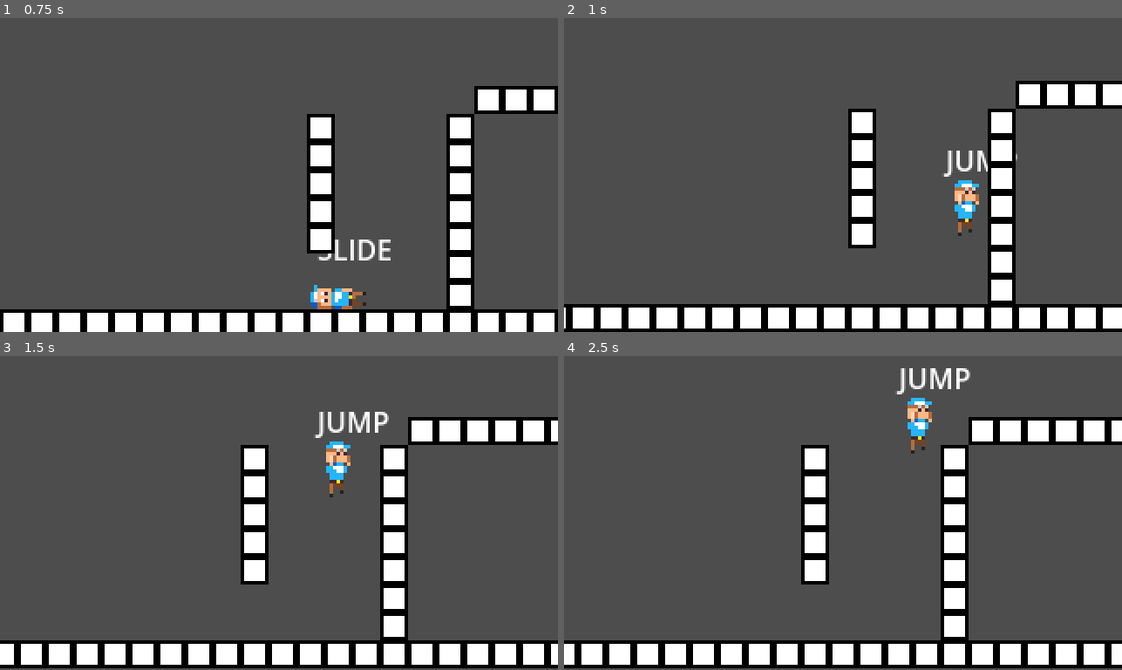
Above: before the commit, frames 1-4 (two rows, left to right).
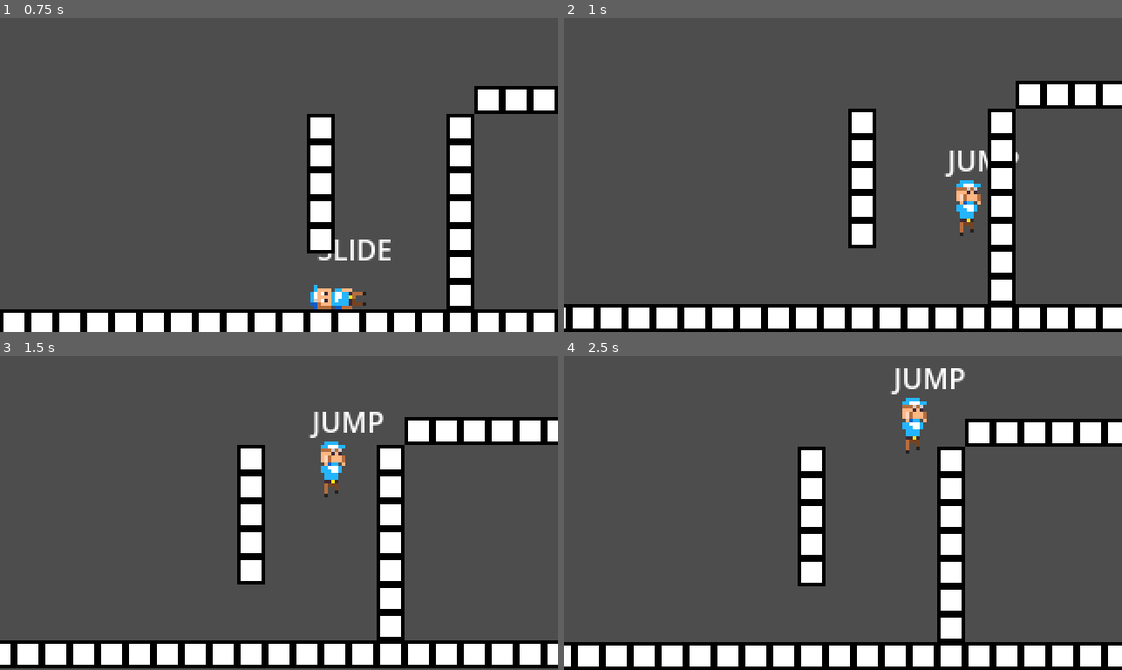
Above: after the commit, the same moments.

Repository: SpicyTime/Post-Haste
Game: Godot game, scene res://game.tscn
The game is run twice, just before and just after one commit, with the same random seed, the same clock (stepped at 60 frames per second) and the same inputs.
Inputs:
- Up to frame 1 (0.75 s): hold D (move_right) from 0.53 s (still down); tap S (crouch) at 0.6 s
- Up to frame 2 (1 s): keep holding D (move_right); tap W (jump) at 0.77, 0.8 s
- Up to frame 3 (1.5 s): keep holding D (move_right); tap W (jump) at 1.07, 1.35 s
- Up to frame 4 (2.5 s): tap W (jump) at 1.52, 1.82, 2.3 s; tap S (crouch) at 1.55, 2.1 s; release D (move_right) at 2.03 s; hold A (move_left) from 2.03 s (still down)

Frame 1 is identical in both runs. In frame 2, 0.6% of the frame differs, in the area x 67-82%, y 42-70%; in frame 3, 5.8%; in frame 4, 8.5%, in the area x 0-100%, y 3-100%.

Commit message:
Readded crouching and fixed bugs in the players state machine

Diff:
--- a/camera.gd
+++ b/camera.gd
@@ -8,7 +8,7 @@
 var top_bound: float
 var bottom_bound: float
 
-const SPEED := 400.0
+const SPEED :=  425
 
 func _ready() -> void:
 	var half_viewport: Vector2 = get_viewport_rect().size * 0.5
--- a/player.gd
+++ b/player.gd
@@ -29,10 +29,9 @@
 var state_textures: Dictionary = {}
 var state_colliders: Dictionary = {}
 var is_sliding: bool = false
+var is_crouching: bool = false
 var jump_pressed: bool = false
 var slide_pressed: bool = false
-var crouch_pressed: bool = false
-var dash_pressed: bool = false
 var can_coyote: bool = false
 var input_vector: Vector2 = Vector2.ZERO
 var prev_texture: Texture2D
@@ -40,6 +39,16 @@
 var jump_chain_time: float = 0.7
 var time_since_wall_jump: float = 0.0
 
+#Returns true only if the input direction is the same as the current wall that the player is touching and if they are not on the floor
+func _check_wall_slide_manual() -> bool:
+	return (
+		(input_vector.x > 0 and _is_on_right_wall()) or
+		(input_vector.x < 0 and _is_on_left_wall())
+	) and not is_on_floor()
+
+func _is_touching_wall_only() -> bool:
+	return (_is_on_right_wall() or _is_on_left_wall()) and not is_on_floor()
+
 func _is_on_left_wall() -> bool:
 	return left_wall_check.is_colliding()
 
@@ -55,14 +64,137 @@
 	velocity.y = -JUMP_FORCE *  0.75
 	time_since_wall_jump = 0.0
 
-func _process(delta: float) -> void:
-	time_since_wall_jump += delta
-	coyote_timer.wait_time = coyote_time_buffer
-	#Flips sprite based on movement direction
-	if velocity.x > 0:
-		sprite_2d.flip_h = false
-	elif velocity.x < 0:
-		sprite_2d.flip_h = true
+func _handle_input() -> void:
+	var fall_accel: int = 10
+	#Gets the input direction
+	input_vector = Vector2.ZERO
+	if Input.is_action_pressed("move_right"):
+		input_vector.x = 1
+	elif Input.is_action_pressed("move_left"):
+		input_vector.x = -1
+	is_crouching = false
+	if Input.is_key_pressed(KEY_S):
+		velocity.y += fall_accel
+		is_crouching = true
+	#Checks if certain actions are being pressed
+	slide_pressed = input_vector.x != 0  and is_crouching
+	jump_pressed = Input.is_action_just_pressed("jump")
+
+	if jump_pressed and (is_on_floor()  or can_coyote):
+		if prev_state == PlayerState.SLIDE:
+			is_sliding = false
+			velocity.y = -JUMP_FORCE + -20
+		else:
+			velocity.y = -JUMP_FORCE
+
+	if slide_pressed and is_on_floor() and not is_sliding:
+		velocity.x += input_vector.x * SLIDE_FORCE
+		is_sliding = true
+
+	#Checks if the player's input direction is not the current direction of the velocity while sliding
+	#If true the slide is cancelled and the player is slowed down and put in the RUN state
+	if is_sliding and ((input_vector.x < 0 and velocity.x > 0) or (input_vector.x > 0 and velocity.x < 0)):
+		is_sliding = false
+		velocity.x /= 1.5
+	elif _is_touching_wall_only():
+		if jump_pressed and (state == PlayerState.WALL_SLIDE or time_since_wall_jump <= jump_chain_time):
+			_perform_wall_jump()
+
+func _update_state() -> void:
+	prev_state = state
+	#Handles all the basic floor states
+	if is_on_floor() and not is_sliding:
+		if input_vector.x == 0 and not is_crouching:
+			state = PlayerState.IDLE
+		elif is_crouching:
+			state = PlayerState.CROUCH
+		else:
+			state = PlayerState.RUN
+	#Handles the sliding state
+	elif is_on_floor() and is_sliding:
+		state = PlayerState.SLIDE
+		#Another way the slide is cancelled.
+		#If the player is not inputting a horizontal movement direction and the player is going too slow
+		#the slide is cancelled and the player is put in the IDLE state.
+		if input_vector.x == 0 and abs(velocity.x) < 1 and not is_crouching:
+			state = PlayerState.IDLE
+			is_sliding = false
+		#Otherwise, if the player is inputting a movement direction and the player is going too slow
+		#the slide will be cancelled and the player will be put in the RUN state.
+		elif input_vector.x != 0 and abs(velocity.x) < MAX_WALK_SPEED and not is_crouching:
+			state = PlayerState.RUN
+			is_sliding = false
+	elif _check_wall_slide_manual() or ( _is_touching_wall_only() and time_since_wall_jump <= jump_chain_time):
+		state = PlayerState.WALL_SLIDE
+	elif velocity.y < 0 or jump_pressed:
+		state = PlayerState.JUMP
+	else:
+		state = PlayerState.FALL
+		if prev_state != PlayerState.JUMP and prev_state != PlayerState.FALL and prev_state != PlayerState.WALL_SLIDE:
+			coyote_timer.start()
+			can_coyote = true
+	#Swaps textures and colliders based on the current PlayerState
+	if prev_texture != state_textures.get(state):
+		label.text = get_state_name(state)
+		if state in state_textures.keys():
+			sprite_2d.texture = state_textures.get(state)
+			prev_texture = state_textures.get(state)
+			_swap_collider(state)
+
+func _swap_collider(player_state: PlayerState) -> void:
+	#Changes the collider size based on the current state
+	$RegCollider.disabled = true
+	$SlideCollider.disabled = true
+	$CrouchCollider.disabled = true
+	if player_state == PlayerState.SLIDE:
+		$SlideCollider.disabled = false
+		global_position.y += 8
+	elif player_state == PlayerState.CROUCH:
+		$CrouchCollider.disabled = false
+		global_position.y += 8
+	else:
+		$RegCollider.disabled = false
+
+func get_state_name(player_state: PlayerState) -> String:
+	#This is used for displaying the state above the players head
+	match player_state:
+		PlayerState.IDLE: return "IDLE"
+		PlayerState.RUN: return "RUN"
+		PlayerState.JUMP: return "JUMP"
+		PlayerState.WALL_SLIDE: return "WALL_SLIDE"
+		PlayerState.SLIDE: return "SLIDE"
+		PlayerState.FALL: return "FALL"
+		PlayerState.CROUCH: return "CROUCH"
+	return "UNKNOWN"
+
+func _process_idle(delta: float) -> void:
+	velocity.x = move_toward(velocity.x, 0, FRICTION * delta)
+	velocity.y += GRAVITY * delta
+
+func _process_run(delta: float) -> void:
+	velocity.x = move_toward(velocity.x, input_vector.x * MAX_WALK_SPEED, ACCEL * delta)
+	velocity.y += GRAVITY * delta
+
+func _process_jump(delta: float) -> void:
+	velocity.y += GRAVITY * delta
+
+func _process_fall(delta: float) -> void:
+	velocity.y += GRAVITY * delta
+	# Allow movement while falling
+	if input_vector != Vector2.ZERO:
+		velocity.x = move_toward(velocity.x, input_vector.x * MAX_WALK_SPEED, ACCEL * delta)
+	else:
+		velocity.x = move_toward(velocity.x, 0, FRICTION * delta)
+
+func _process_slide(delta: float) -> void:
+	velocity.x = move_toward(velocity.x, 0, SLIDE_FRICTION * delta)
+	velocity.y += GRAVITY * delta
+
+func _process_wall_slide(delta: float) -> void:
+	velocity.y = min(velocity.y + GRAVITY * delta, 30)
+
+func _process_crouch(delta: float) -> void:
+	velocity.x = move_toward(velocity.x, 0, FRICTION * delta)
 
 func _physics_process(delta: float) -> void:
 	_handle_input()
@@ -79,10 +211,19 @@
 			_process_slide(delta)
 		PlayerState.FALL:
 			_process_fall(delta)
-		#PlayerState.CROUCH:
-			#_process_crouch(delta)
+		PlayerState.CROUCH:
+			_process_crouch(delta)
 	_update_state()
 	move_and_slide()
+
+func _process(delta: float) -> void:
+	time_since_wall_jump += delta
+	coyote_timer.wait_time = coyote_time_buffer
+	#Flips sprite based on movement direction
+	if velocity.x > 0:
+		sprite_2d.flip_h = false
+	elif velocity.x < 0:
+		sprite_2d.flip_h = true
 
 func _ready() -> void:
 	#Initializes the dictionary responsible for swapping textures based on the current PlayerState
@@ -94,138 +235,5 @@
 	state_textures[PlayerState.RUN] = preload("res://Assets/Sprites/Player/PlayerRun.png")
 	state_textures[PlayerState.WALL_SLIDE] = preload("res://Assets/Sprites/Player/PlayerWallSliding.png")
 
-
-func _handle_input() -> void:
-	var fall_accel: int = 10
-	#Gets the input direction
-	input_vector = Vector2.ZERO
-	if Input.is_action_pressed("move_right"):
-		input_vector.x = 1
-	elif Input.is_action_pressed("move_left"):
-		input_vector.x = -1
-	if Input.is_key_pressed(KEY_S):
-		velocity.y += fall_accel
-	#Checks if certain actions are being pressed
-	crouch_pressed = Input.is_action_just_pressed("crouch")
-	slide_pressed = input_vector.x != 0  and crouch_pressed
-	jump_pressed = Input.is_action_just_pressed("jump")
-
-	if jump_pressed and (is_on_floor()  or can_coyote):
-		if prev_state == PlayerState.SLIDE:
-			is_sliding = false
-			velocity.y = -JUMP_FORCE + -20
-		else:
-			velocity.y = -JUMP_FORCE
-
-	if slide_pressed and is_on_floor() and not is_sliding:
-		velocity.x += input_vector.x * SLIDE_FORCE
-		is_sliding = true
-
-	#Checks if the player's input direction is not the current direction of the velocity while sliding
-	#If true the slide is cancelled and the player is slowed down and put in the RUN state
-	if is_sliding and ((input_vector.x < 0 and velocity.x > 0) or (input_vector.x > 0 and velocity.x < 0)):
-		is_sliding = false
-		velocity.x /= 1.5
-	elif _is_touching_wall_only():
-		if jump_pressed and (state == PlayerState.WALL_SLIDE or time_since_wall_jump <= jump_chain_time):
-			_perform_wall_jump()
-
-func _process_idle(delta: float) -> void:
-	velocity.x = move_toward(velocity.x, 0, FRICTION * delta)
-	velocity.y += GRAVITY * delta
-
-func _process_run(delta: float) -> void:
-	velocity.x = move_toward(velocity.x, input_vector.x * MAX_WALK_SPEED, ACCEL * delta)
-	velocity.y += GRAVITY * delta
-
-func _process_jump(delta: float) -> void:
-	velocity.y += GRAVITY * delta
-
-func _process_fall(delta: float) -> void:
-	velocity.y += GRAVITY * delta
-	# Allow movement while falling
-	if input_vector != Vector2.ZERO:
-		velocity.x = move_toward(velocity.x, input_vector.x * MAX_WALK_SPEED, ACCEL * delta)
-	else:
-		velocity.x = move_toward(velocity.x, 0, FRICTION * delta)
-
-func _process_slide(delta: float) -> void:
-	velocity.x = move_toward(velocity.x, 0, SLIDE_FRICTION * delta)
-	velocity.y += GRAVITY * delta
-
-func _process_wall_slide(delta: float) -> void:
-	velocity.y = min(velocity.y + GRAVITY * delta, 30)
-
-#func _process_crouch(delta: float) -> void:
-	#velocity.x = move_toward(velocity.x, input_vector.x * MAX_CROUCH_SPEED, ACCEL * delta)
-#This is used for displaying the state above the players head
-func get_state_name(player_state: PlayerState) -> String:
-	match player_state:
-		PlayerState.IDLE: return "IDLE"
-		PlayerState.RUN: return "RUN"
-		PlayerState.JUMP: return "JUMP"
-		PlayerState.WALL_SLIDE: return "WALL_SLIDE"
-		PlayerState.SLIDE: return "SLIDE"
-		PlayerState.FALL: return "FALL"
-		PlayerState.CROUCH: return "CROUCH"
-	return "UNKNOWN"
-#Changes the collider size based on the current state
-func _swap_collider(player_state: PlayerState) -> void:
-	$RegCollider.disabled = true
-	$SlideCollider.disabled = true
-	if player_state == PlayerState.SLIDE:
-		$SlideCollider.disabled = false
-		global_position.y += 8
-	else:
-		$RegCollider.disabled = false
-#Returns true only if the input direction is the same as the current wall that the player is touching and if they are not on the floor
-func _check_wall_slide_manual() -> bool:
-	return (
-		(input_vector.x > 0 and _is_on_right_wall()) or
-		(input_vector.x < 0 and _is_on_left_wall())
-	) and not is_on_floor()
-
-func _is_touching_wall_only() -> bool:
-	return (_is_on_right_wall() or _is_on_left_wall()) and not is_on_floor()
-
-func _update_state() -> void:
-	prev_state = state
-	#Handles all the basic floor states
-	if is_on_floor() and not is_sliding:
-		if input_vector.x == 0 :
-			state = PlayerState.IDLE
-		else:
-			state = PlayerState.RUN
-	#Handles the sliding state
-	elif is_on_floor() and is_sliding:
-		state = PlayerState.SLIDE
-		#Another way the slide is cancelled.
-		#If the player is not inputting a horizontal movement direction and the player is going too slow
-		#the slide is cancelled and the player is put in the IDLE state.
-		if input_vector.x == 0 and abs(velocity.x) < 1:
-			state = PlayerState.IDLE
-			is_sliding = false
-		#Otherwise, if the player is inputting a movement direction and the player is going too slow
-		#the slide will be cancelled and the player will be put in the RUN state.
-		elif input_vector.x != 0 and abs(velocity.x) < MAX_WALK_SPEED:
-			state = PlayerState.RUN
-			is_sliding = false
-	elif _check_wall_slide_manual() or ( _is_touching_wall_only() and time_since_wall_jump <= jump_chain_time):
-		state = PlayerState.WALL_SLIDE
-	elif velocity.y < 0 or jump_pressed:
-		state = PlayerState.JUMP
-	else:
-		state = PlayerState.FALL
-		if prev_state != PlayerState.JUMP and prev_state != PlayerState.FALL and prev_state != PlayerState.WALL_SLIDE:
-			coyote_timer.start()
-			can_coyote = true
-	#Swaps textures and colliders based on the current PlayerState
-	if prev_texture != state_textures.get(state):
-		label.text = get_state_name(state)
-		if state in state_textures.keys():
-			sprite_2d.texture = state_textures.get(state)
-			prev_texture = state_textures.get(state)
-			_swap_collider(state)
-
 func _on_coyote_timer_timeout() -> void:
 	can_coyote = false
Binary file changed: Assets/Sprites/Player/PlayerCrouching.png
